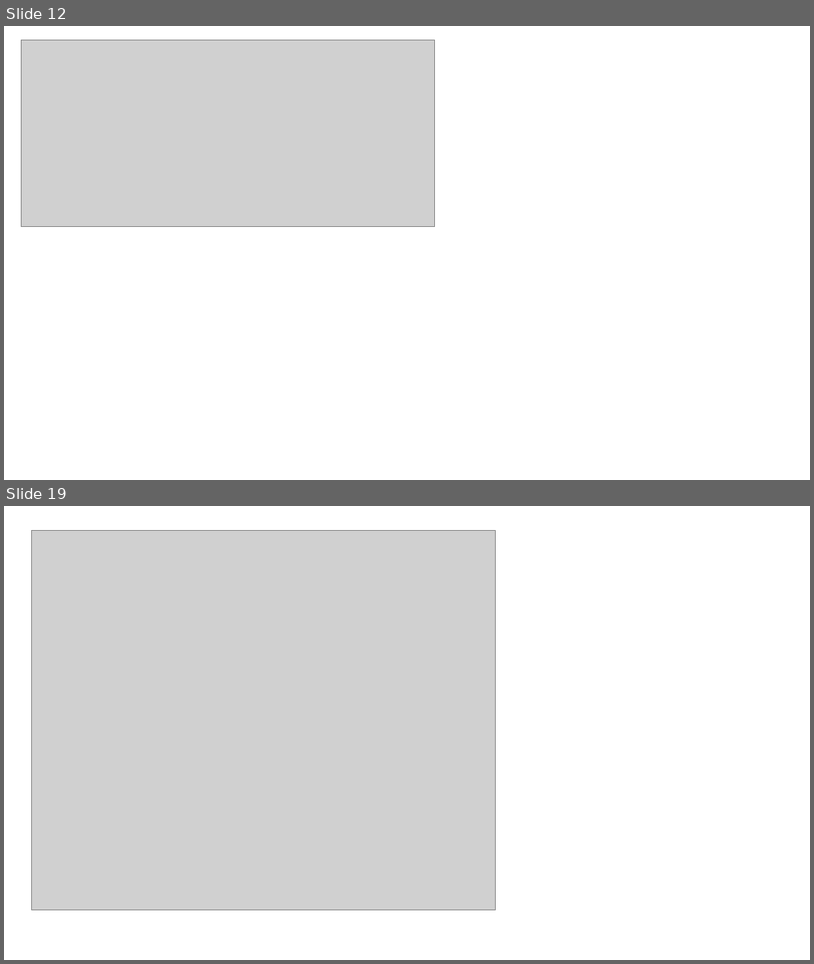
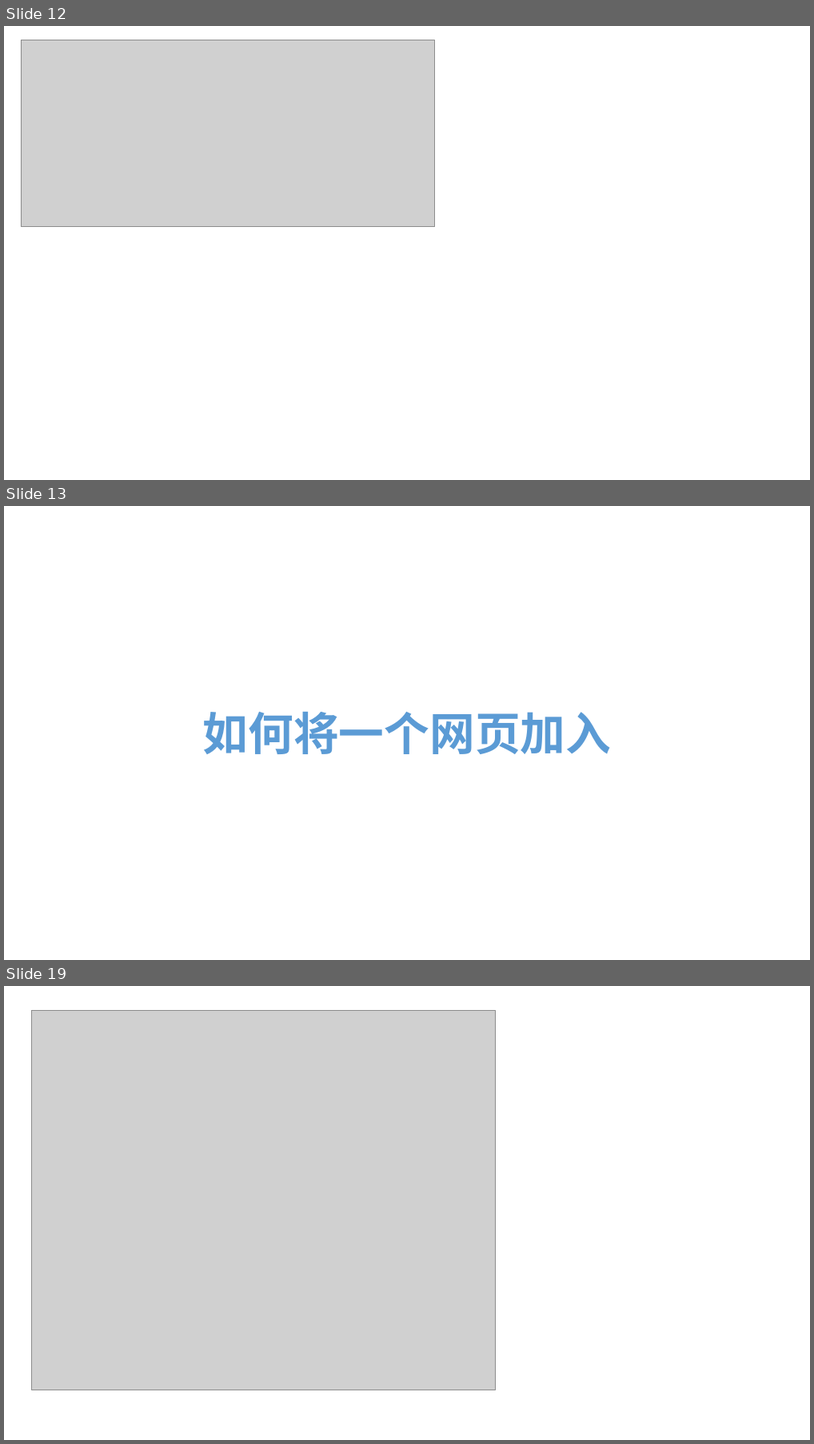
Before and after one commit to liyingfei142118/practice, a slide deck: django_learn.pptx. Shown one above the other, each under a label of ours: slides 12 and 19 before the commit, slides 12, 13 and 19 after it; the slides between them are not shown. The pictures are 814x964 and 814x1444 pixels, drawn with LibreOffice and Linux fonts; fonts in the diff are those of the drawing; grey boxes stand for pictures. Boxes give left, top, right and bottom in pixels: in the first picture for what was removed or moved away, otherwise in the second. Text is boxed around its words. In the diff, an @@ line names an element or a change of style, - is before the commit and + after.

```diff
--- a/django_learn.pptx
+++ b/django_learn.pptx
@@ slide 13 added at bbox=[4, 506, 810, 960], background #FFFFFF @@
@@ text added at bbox=[203, 712, 611, 754], 54 pt, text #5B9BD5, bold @@
+如何将一个网页加入
```
Also in this commit, not shown: 1 other slide added, 2 slides removed, 1 other file.
